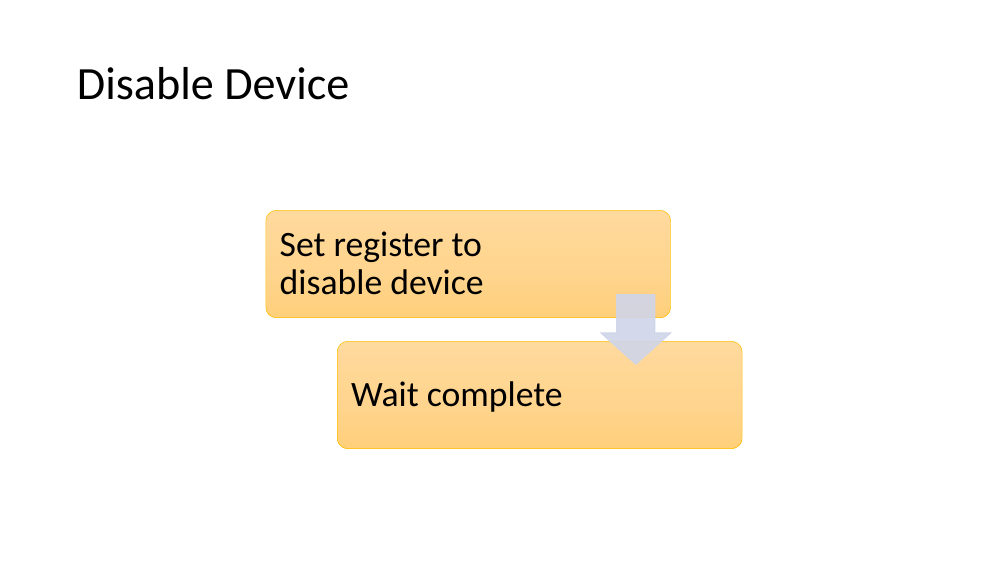
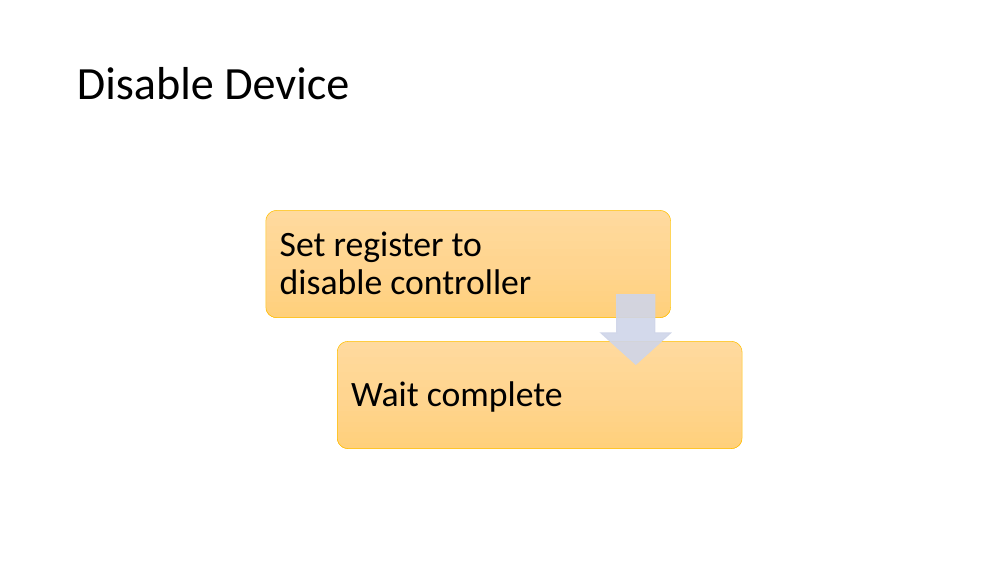
Before and after one commit to smokingpc/glendronach, a slide deck: slide 22 of doc/SPCNVMe_Introduction.pptx. Drawn at 1008x567 pixels with LibreOffice and Linux fonts; fonts in the diff are those of the drawing. Boxes give left, top, right and bottom in pixels: in the first picture for what was removed or moved away, otherwise in the second. Text is boxed around its words. In the diff, an @@ line names an element or a change of style, - is before the commit and + after.

```diff
--- a/doc/SPCNVMe_Introduction.pptx
+++ b/doc/SPCNVMe_Introduction.pptx
@@ text at (x1=280, y1=231, x2=531, y2=295): text changed @@
-Set register to disable device
+Set register to disable controller
```
Also in this commit, not shown: 9 other slides changed, 4 slides added, 5 slides removed.
